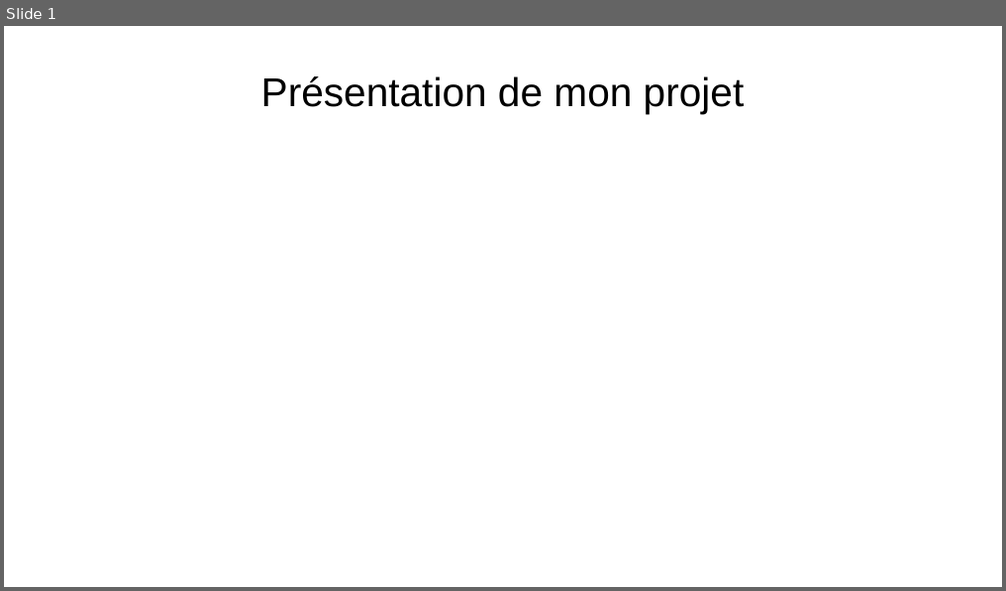
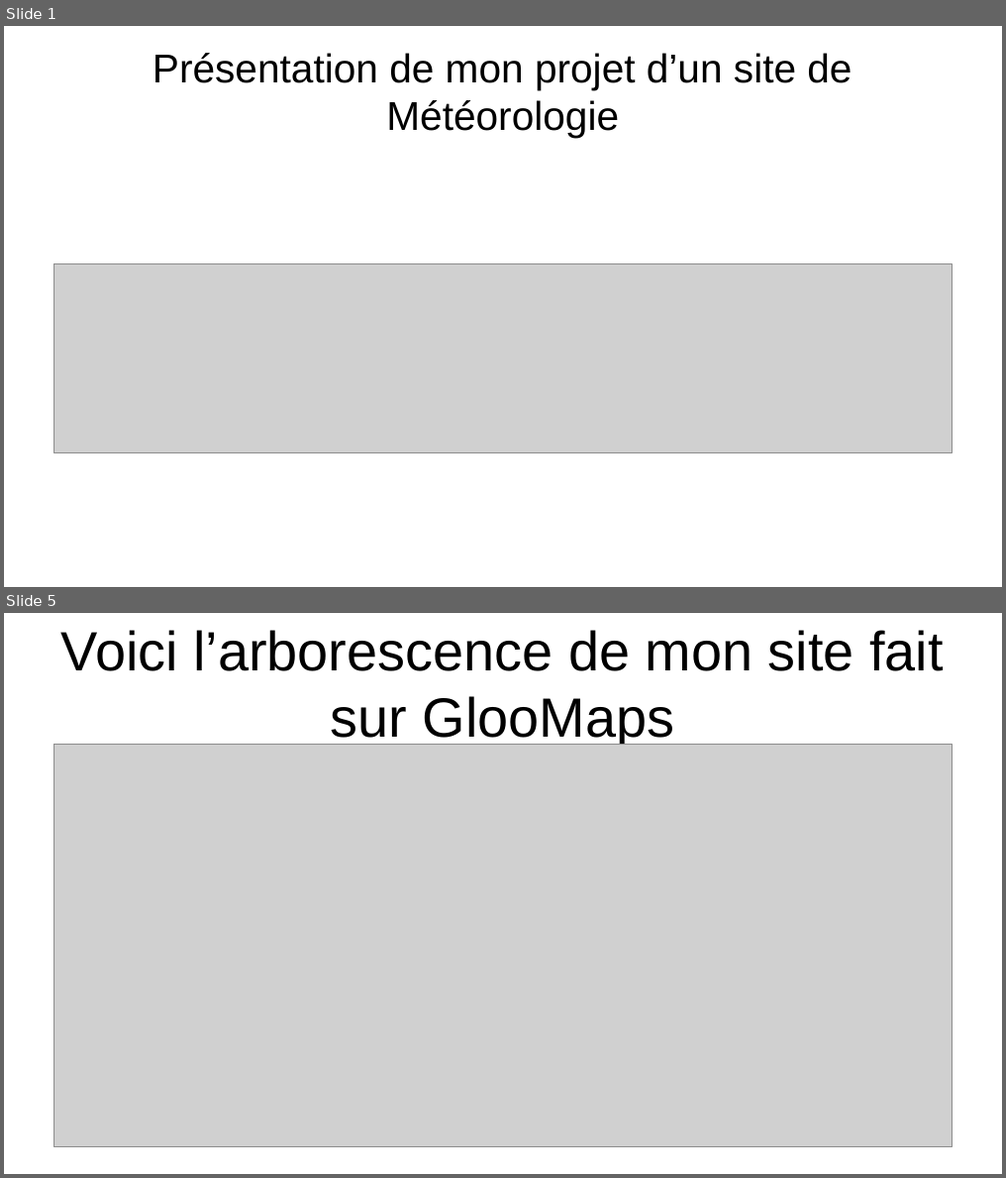
Before and after one commit to Max50603/PROJET--FINAL, a slide deck: PROJET/PROJET FINALE POWERPOINT.odp. Shown one above the other, each under a label of ours: slide 1 before the commit, slides 1 and 5 after it; the slides between them are not shown. The pictures are 1006x591 and 1006x1178 pixels, drawn with LibreOffice and Linux fonts; fonts in the diff are those of the drawing; grey boxes stand for pictures. Boxes give left, top, right and bottom in pixels: in the first picture for what was removed or moved away, otherwise in the second. Text is boxed around its words. In the diff, an @@ line names an element or a change of style, - is before the commit and + after.

```diff
--- a/PROJET/PROJET FINALE POWERPOINT.odp
+++ b/PROJET/PROJET FINALE POWERPOINT.odp
@@ slide 5 added at (4, 613, 1002, 1174), background #FFFFFF @@
@@ title added at (61, 630, 943, 747), 44 pt, text #000000 @@
+Voici l’arborescence de mon site fait sur GlooMaps
@@ picture added at (54, 745, 952, 1148) @@
@@ slide 1 changed as well @@
@@ title at (152, 53, 851, 138): text changed @@
-Présentation de mon projet
+Présentation de mon projet d’un site de Météorologie
@@ picture added at (54, 265, 952, 454) @@
```
Also in this commit, not shown: 11 other slides added, 3 other files.
